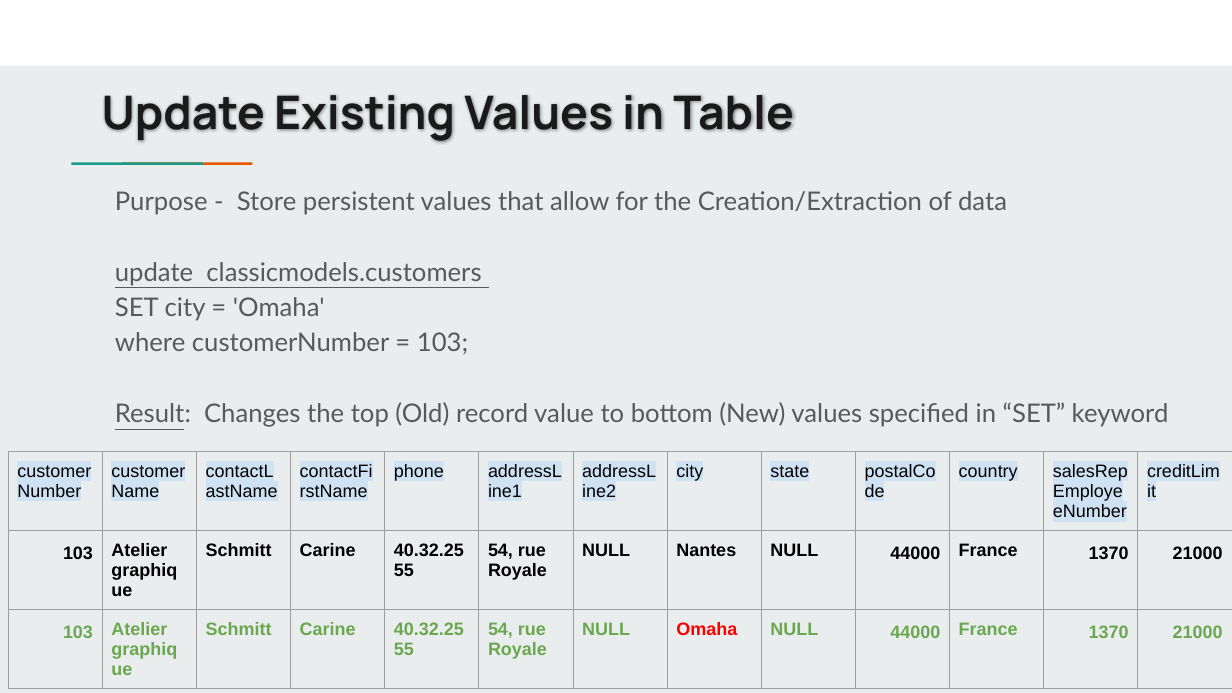
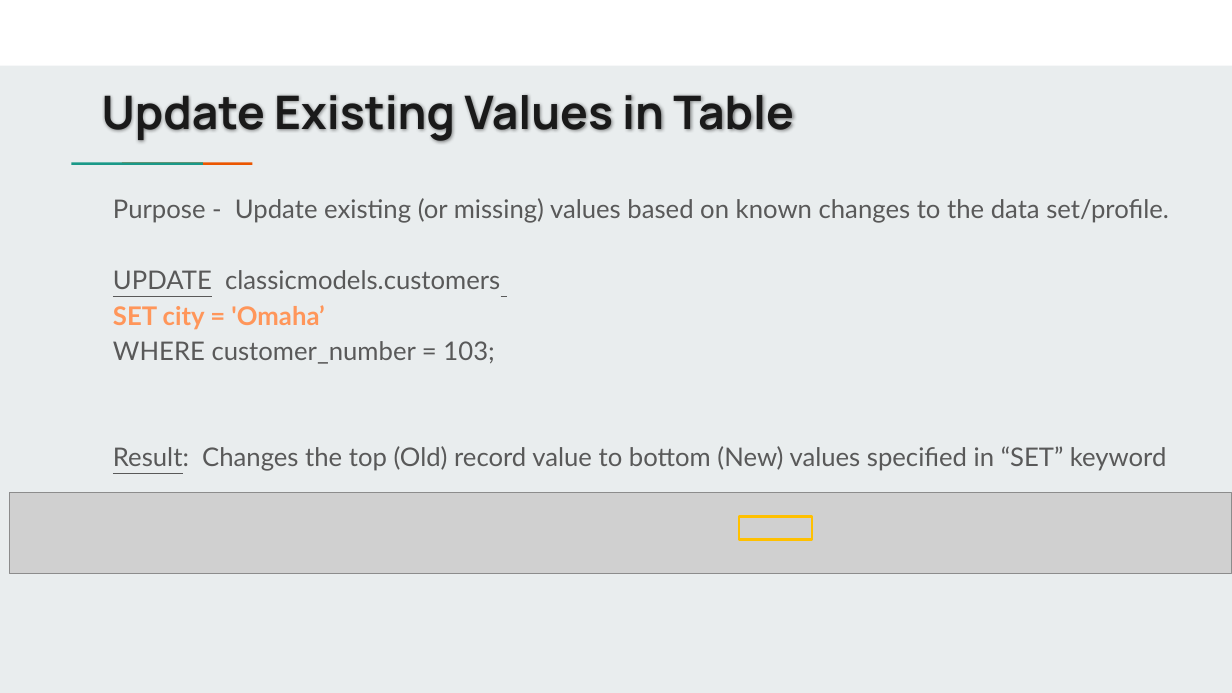
Before and after one commit to jbergmann56/OSDA-DataManipulationAndManagement, a slide deck: slide 9 of Lectures/(3) Extracting & Storing Data.pptx. Drawn at 1232x693 pixels with LibreOffice and Linux fonts; fonts in the diff are those of the drawing; grey boxes stand for pictures. Boxes give left, top, right and bottom in pixels: in the first picture for what was removed or moved away, otherwise in the second. Text is boxed around its words. In the diff, an @@ line names an element or a change of style, - is before the commit and + after.

```diff
--- a/Lectures/(3) Extracting & Storing Data.pptx
+++ b/Lectures/(3) Extracting & Storing Data.pptx
@@ text "Purpose - Update existing (or ...": place and size @@
-text "Purpose - Update existing (or ..." at (115,191,1169,427)
+text "Purpose - Update existing (or ..." at (113,198,1169,471)
@@ text at (113,198,1169,364): text changed @@
-Purpose - Store persistent values that allow for the Creation/Extraction of data
-update classicmodels.customers
-SET city = 'Omaha'
-where customerNumber = 103;
+Purpose - Update existing (or missing) values based on known changes to the data set/profile.
+UPDATE classicmodels.customers
+SET city = 'Omaha’
+WHERE customer_number = 103;
@@ table removed at (8,452,1232,693), 3 rows, 13 columns @@
-customerNumber | customerName | contactLastName | contactFirstName | phone | addressLine1 | addressLine2 | city | state | postalCode | country | salesRepEmployeeNumber | creditLimit
-103 | Atelier graphique | Schmitt | Carine | 40.32.2555 | 54, rue Royale | NULL | Nantes | NULL | 44000 | France | 1370 | 21000
-103 | Atelier graphique | Schmitt | Carine | 40.32.2555 | 54, rue Royale | NULL | Omaha | NULL | 44000 | France | 1370 | 21000
@@ picture added at (9,493,1232,574) @@
@@ rectangle added at (739,517,812,540), outline #FFC000 2 pt @@
```
Also in this commit, not shown: 7 other slides changed, 1 slide removed, 11 other files.
